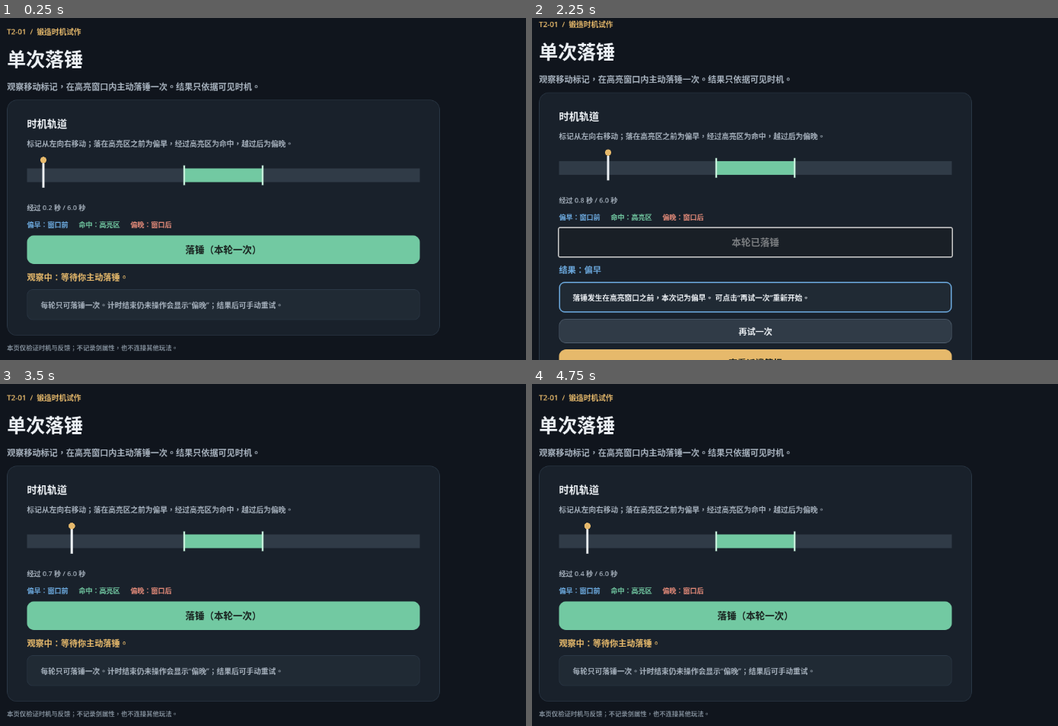
Above: before the commit, frames 1-4 (two rows, left to right).
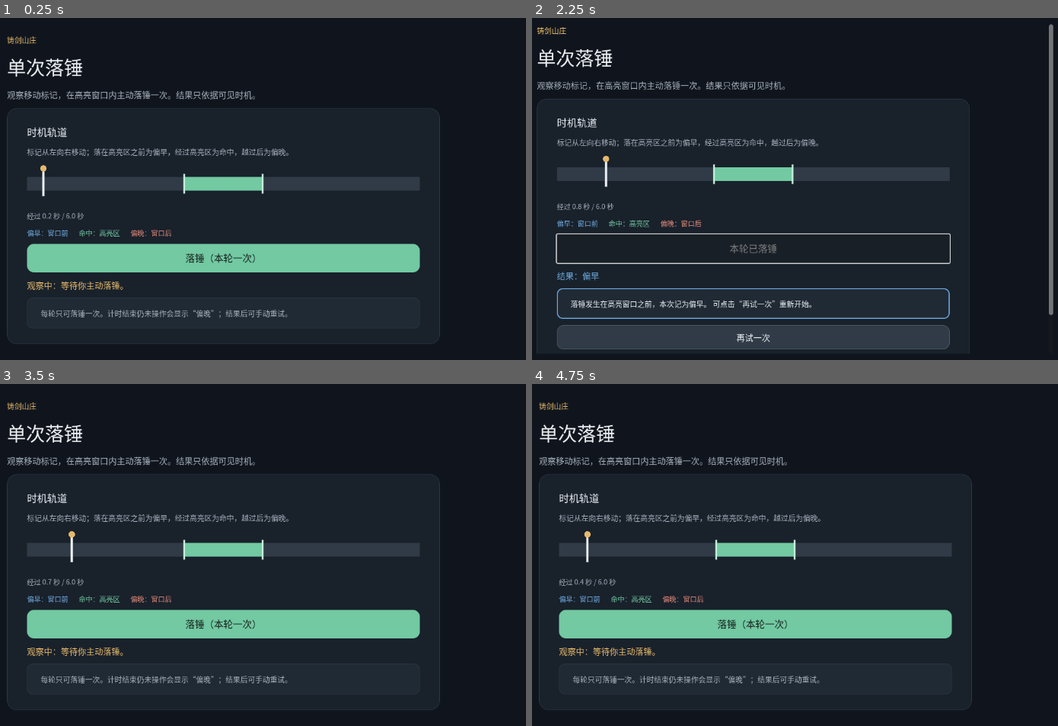
Above: after the commit, the same moments.

Repository: chriswu19870724-maker/choice-self-game-wiki
Game: Godot game, scene res://scenes/main.tscn
Same seed, same stepped clock (60 frames per second), same inputs: the game is played once before the commit and once after it.
Inputs:
- Up to frame 1 (0.25 s): no input
- Up to frame 2 (2.25 s): click "落锤（本轮一次）" at 0.5 s; click "再试一次" at 1.25 s; click "落锤（本轮一次）" at 2 s
- Up to frame 3 (3.5 s): click "再试一次" at 2.75 s
- Up to frame 4 (4.75 s): click "落锤（本轮一次）" at 3.5 s; click "再试一次" at 4.25 s

The runs differ from the first frame. In frame 1, 15% of the frame differs, in the area x 1-84%, y 2-98%; in frame 2, 18%, in the area x 0-100%, y 0-100%; in frame 3, 15%; in frame 4, 15%.

Commit message:
Complete T2-09 core loop and prepare internal Godot Web demo

Diff:
--- a/project.godot
+++ b/project.godot
@@ -1,5 +1,4 @@
 ; Engine configuration file.
-; The project intentionally keeps default window adaptation and input settings.
 config_version=5
 
 [application]
@@ -7,6 +6,10 @@
 config/name="选择成就真我 - Web Demo"
 run/main_scene="res://scenes/main.tscn"
 
+[display]
+
+window/dpi/allow_hidpi=false
+
 [rendering]
 
 renderer/rendering_method="gl_compatibility"
--- a/scripts/forge_trial.gd
+++ b/scripts/forge_trial.gd
@@ -28,6 +28,9 @@
 var retry_button: Button
 var dispatch_button: Button
 var forge_page: VBoxContainer
+var forge_title: Label
+var page_center: CenterContainer
+var responsive_rows: Array[BoxContainer] = []
 var dispatch_page: VBoxContainer
 var departure_page: VBoxContainer
 var current_result_name := ""
@@ -83,6 +86,9 @@
 var t2_08_settlement_losses_label: Label
 
 enum NodeRoute { NONE, HIGH_RISK, SAFER }
+enum ForgePhase { INITIAL, REFORGE, COMPLETE }
+
+var forge_phase: ForgePhase = ForgePhase.INITIAL
 
 
 class ExpeditionRunState extends RefCounted:
@@ -199,7 +205,7 @@
 	elapsed_seconds = minf(elapsed_seconds + delta, ATTEMPT_DURATION_SECONDS)
 	_update_timing_display()
 	if elapsed_seconds >= ATTEMPT_DURATION_SECONDS:
-		_resolve_result("偏晚", "计时结束仍未落锤，本次记为偏晚。", COLOR_LATE)
+		_resolve_result("偏晚", "计时结束仍未落锤，本次记为偏晚。", COLOR_LATE, false)
 
 
 func _build_interface() -> void:
@@ -209,24 +215,38 @@
 	background.mouse_filter = Control.MOUSE_FILTER_IGNORE
 	add_child(background)
 
-	var center := CenterContainer.new()
-	center.set_anchors_and_offsets_preset(Control.PRESET_FULL_RECT)
-	center.size_flags_horizontal = Control.SIZE_EXPAND_FILL
-	center.size_flags_vertical = Control.SIZE_EXPAND_FILL
-	add_child(center)
+	var scroll := ScrollContainer.new()
+	scroll.set_anchors_and_offsets_preset(Control.PRESET_FULL_RECT)
+	scroll.offset_left = 12
+	scroll.offset_right = -12
+	scroll.offset_top = 12
+	scroll.offset_bottom = -12
+	scroll.horizontal_scroll_mode = ScrollContainer.SCROLL_MODE_DISABLED
+	scroll.scroll_deadzone = 10
+	scroll.follow_focus = true
+	add_child(scroll)
+
+	page_center = CenterContainer.new()
+	page_center.size_flags_horizontal = Control.SIZE_EXPAND_FILL
+	page_center.size_flags_vertical = Control.SIZE_EXPAND_FILL
+	var demo_theme := Theme.new()
+	demo_theme.default_font = load("res://assets/fonts/internal-demo-zh.otf") as Font
+	demo_theme.default_font_size = 16
+	page_center.theme = demo_theme
+	scroll.add_child(page_center)
 
 	var page := VBoxContainer.new()
 	forge_page = page
 	page.custom_minimum_size = Vector2(820, 0)
 	page.size_flags_horizontal = Control.SIZE_EXPAND_FILL
 	page.add_theme_constant_override("separation", 14)
-	center.add_child(page)
-
-	var eyebrow := _make_label("T2-01  /  锻造时机试作", 14, COLOR_ACCENT)
+	page_center.add_child(page)
+
+	var eyebrow := _make_label("铸剑山庄", 14, COLOR_ACCENT)
 	page.add_child(eyebrow)
 
-	var title := _make_label("单次落锤", 36, COLOR_TEXT)
-	page.add_child(title)
+	forge_title = _make_label("单次落锤", 36, COLOR_TEXT)
+	page.add_child(forge_title)
 
 	var intro := _make_label("观察移动标记，在高亮窗口内主动落锤一次。结果只依据可见时机。", 16, COLOR_MUTED)
 	page.add_child(intro)
@@ -267,6 +287,8 @@
 	legend.add_child(_make_label("偏早：窗口前", 13, COLOR_EARLY))
 	legend.add_child(_make_label("命中：高亮区", 13, COLOR_HIT))
 	legend.add_child(_make_label("偏晚：窗口后", 13, COLOR_LATE))
+	for item in legend.get_children():
+		item.autowrap_mode = TextServer.AUTOWRAP_OFF
 
 	strike_button = Button.new()
 	strike_button.text = "落锤（本轮一次）"
@@ -323,14 +345,37 @@
 	dispatch_button.visible = false
 	content.add_child(dispatch_button)
 
-	var footer := _make_label("本页仅验证时机与反馈；不记录剑属性，也不连接其他玩法。", 12, Color("#7f8b97"))
-	page.add_child(footer)
-	_build_dispatch_pages(center)
+	_build_dispatch_pages(page_center)
+	page_center.mouse_filter = Control.MOUSE_FILTER_PASS
+	for container in page_center.find_children("*", "Container", true, false):
+		container.mouse_filter = Control.MOUSE_FILTER_PASS
+	for screen in page_center.get_children():
+		screen.visibility_changed.connect(func():
+			if screen.visible:
+				scroll.set_deferred("scroll_vertical", 0)
+		)
+	get_viewport().size_changed.connect(_adapt_layout)
+	_adapt_layout()
+
+
+func _make_responsive_row() -> BoxContainer:
+	var row := BoxContainer.new()
+	responsive_rows.append(row)
+	return row
+
+
+func _adapt_layout() -> void:
+	var available_width := get_viewport_rect().size.x
+	for screen in page_center.get_children():
+		screen.custom_minimum_size.x = clampf(available_width - 44, 0, 820)
+	for row in responsive_rows:
+		row.vertical = available_width < 600
 
 
 func _make_label(text_value: String, font_size: int, font_color: Color) -> Label:
 	var label := Label.new()
 	label.text = text_value
+	label.autowrap_mode = TextServer.AUTOWRAP_WORD_SMART
 	label.add_theme_font_size_override("font_size", font_size)
 	label.add_theme_color_override("font_color", font_color)
 	return label
@@ -370,25 +415,34 @@
 		result_name = "命中"
 		result_description = "落锤发生在高亮窗口内，本次记为命中。"
 		result_color = COLOR_HIT
-	_resolve_result(result_name, result_description, result_color)
-
-
-func _resolve_result(result_name: String, result_description: String, result_color: Color) -> void:
+	_resolve_result(result_name, result_description, result_color, true)
+
+
+func _resolve_result(result_name: String, result_description: String, result_color: Color, struck: bool) -> void:
 	attempt_active = false
 	current_result_name = result_name
 	strike_button.disabled = true
-	strike_button.text = "本轮已落锤"
+	strike_button.text = "本轮已落锤" if struck else "本轮已结束"
 	retry_button.visible = true
-	dispatch_button.visible = true
+	dispatch_button.visible = forge_phase == ForgePhase.INITIAL and struck
 	state_label.text = "结果：" + result_name
 	state_label.add_theme_color_override("font_color", result_color)
 	result_detail_label.text = result_description + " 可点击“再试一次”重新开始。"
 	result_detail_label.add_theme_color_override("font_color", COLOR_TEXT)
 	result_panel.add_theme_stylebox_override("panel", _make_panel_style(Color("#202a34"), result_color, 2, 10))
 	print("[T2-01] result=%s elapsed=%.3f s" % [result_name, elapsed_seconds])
+	if forge_phase == ForgePhase.REFORGE and struck:
+		forge_phase = ForgePhase.COMPLETE
+		forge_title.text = "Demo 结束"
+		state_label.text = "新剑已铸成：" + result_name
+		result_detail_label.text = result_description + " 刷新页面可以重新体验。"
+		retry_button.hide()
+		print("[T2-09] reforge=complete result=%s" % result_name)
 
 
 func _reset_attempt() -> void:
+	if forge_phase == ForgePhase.COMPLETE:
+		return
 	elapsed_seconds = 0.0
 	attempt_active = true
 	current_result_name = ""
@@ -410,6 +464,17 @@
 	_update_timing_display()
 
 
+func _start_reforge() -> void:
+	if forge_phase != ForgePhase.INITIAL or not t2_08_settlement_panel.is_visible_in_tree():
+		return
+	forge_phase = ForgePhase.REFORGE
+	fourth_node_result_page.hide()
+	forge_title.text = "重铸新剑"
+	forge_page.show()
+	_reset_attempt()
+	print("[T2-09] reforge=started")
+
+
 func _build_dispatch_pages(center: CenterContainer) -> void:
 	dispatch_page = VBoxContainer.new()
 	dispatch_page.custom_minimum_size = Vector2(820, 0)
@@ -444,7 +509,7 @@
 	summary_content.add_child(result_note)
 
 	dispatch_page.add_child(_make_cumulative_risk_notice())
-	var risk_row := HBoxContainer.new()
+	var risk_row := _make_responsive_row()
 	risk_row.add_theme_constant_override("separation", 12)
 	dispatch_page.add_child(risk_row)
 	risk_row.add_child(_make_dispatch_risk_card(
@@ -518,7 +583,7 @@
 	node_page.add_child(_make_label("路线选择", 20, COLOR_ACCENT))
 	node_page.add_child(_make_cumulative_risk_notice())
 
-	var route_row := HBoxContainer.new()
+	var route_row := _make_responsive_row()
 	route_row.add_theme_constant_override("separation", 12)
 	node_page.add_child(route_row)
 	route_row.add_child(_make_node_route_card(
@@ -587,24 +652,18 @@
 
 
 func _build_second_node_pages(center: CenterContainer) -> void:
-	var ui_theme := Theme.new()
-	var ui_font := load("res://assets/fonts/t2-01-ui-cjk-subset.woff2") as Font
-	ui_theme.default_font = ui_font
-	ui_theme.default_font_size = 16
-
 	second_node_page = VBoxContainer.new()
 	second_node_page.custom_minimum_size = Vector2(820, 0)
 	second_node_page.size_flags_horizontal = Control.SIZE_EXPAND_FILL
 	second_node_page.add_theme_constant_override("separation", 14)
 	second_node_page.visible = false
-	second_node_page.theme = ui_theme
 	center.add_child(second_node_page)
 	second_node_page.add_child(_make_label("02", 36, COLOR_TEXT))
 	second_node_page.add_child(_make_label("路线选择", 20, COLOR_ACCENT))
 	second_node_page.add_child(_make_label("折锋谷历练：01之后是02。", 16, COLOR_MUTED))
 	second_node_page.add_child(_make_cumulative_risk_notice())
 
-	var second_route_row := HBoxContainer.new()
+	var second_route_row := _make_responsive_row()
 	second_route_row.add_theme_constant_override("separation", 12)
 	second_node_page.add_child(second_route_row)
 	second_route_row.add_child(_make_node_route_card(
@@ -655,7 +714,6 @@
 	second_node_result_page.size_flags_horizontal = Control.SIZE_EXPAND_FILL
 	second_node_result_page.add_theme_constant_override("separation", 14)
 	second_node_result_page.visible = false
-	second_node_result_page.theme = ui_theme
 	center.add_child(second_node_result_page)
 	second_confirmed_route_label = _make_label("已选择路线：", 22, COLOR_HIT)
 	second_node_result_page.add_child(second_confirmed_route_label)
@@ -668,7 +726,7 @@
 	for margin_name in ["top", "bottom"]:
 		second_placeholder_margin.add_theme_constant_override("margin_" + margin_name, 18)
 	second_placeholder_panel.add_child(second_placeholder_margin)
-	var second_placeholder := _make_label("后续节点尚未实现。", 16, COLOR_MUTED)
+	var second_placeholder := _make_label("路线已确认。下一站是焦石坡。", 16, COLOR_MUTED)
 	second_placeholder.autowrap_mode = TextServer.AUTOWRAP_WORD_SMART
 	second_placeholder_margin.add_child(second_placeholder)
 
@@ -686,7 +744,7 @@
 
 
 func _build_third_node_pages(center: CenterContainer) -> void:
-	# T2-05 is 焦石坡; the runtime heading remains "03". These sibling pages intentionally use the engine's default font.
+	# T2-05 is 焦石坡; the runtime heading remains "03".
 	third_node_page = VBoxContainer.new()
 	third_node_page.custom_minimum_size = Vector2(820, 0)
 	third_node_page.size_flags_horizontal = Control.SIZE_EXPAND_FILL
@@ -699,7 +757,7 @@
 	third_node_page.add_child(_make_label("路线选择", 20, COLOR_ACCENT))
 	third_node_page.add_child(_make_cumulative_risk_notice())
 
-	var third_route_row := HBoxContainer.new()
+	var third_route_row := _make_responsive_row()
 	third_route_row.add_theme_constant_override("separation", 12)
 	third_node_page.add_child(third_route_row)
 	third_route_row.add_child(_make_third_node_route_card(
@@ -760,7 +818,7 @@
 	for margin_name in ["top", "bottom"]:
 		third_placeholder_margin.add_theme_constant_override("margin_" + margin_name, 18)
 	third_placeholder_panel.add_child(third_placeholder_margin)
-	var third_placeholder := _make_label("后续节点尚未实现。本页只记录路线选择；未执行结果、损失或结算。", 16, COLOR_MUTED)
+	var third_placeholder := _make_label("路线已确认。继续前往折锋关，历练结果将在那里揭晓。", 16, COLOR_MUTED)
 	third_placeholder.autowrap_mode = TextServer.AUTOWRAP_WORD_SMART
 	third_placeholder_margin.add_child(third_placeholder)
 
@@ -788,20 +846,13 @@
 	fourth_node_page.add_child(_make_label("04  /  第四个历练节点", 32, COLOR_TEXT))
 	fourth_node_page.add_child(_make_label("折锋谷历练的最后一个节点；出发简报不计入四个节点。", 15, COLOR_MUTED))
 	fourth_node_page.add_child(_make_cumulative_risk_notice())
-	var final_rule := _make_label(
-		"按公开规则，若任一节点已确认高风险，本次历练将在折锋关按规则失败；只有四节点全程确认较安全，才能避开这次失败及其损失。现在只确认路线，失败与损失尚未结算。",
-		15,
-		COLOR_TEXT
-	)
-	final_rule.autowrap_mode = TextServer.AUTOWRAP_WORD_SMART
-	fourth_node_page.add_child(final_rule)
 	fourth_prior_routes_label = _make_label("前三节点已确认路线：", 14, COLOR_MUTED)
 	fourth_prior_routes_label.autowrap_mode = TextServer.AUTOWRAP_WORD_SMART
 	fourth_node_page.add_child(fourth_prior_routes_label)
 	fourth_preconfirm_state_label = _make_label("当前权威状态：未定", 16, COLOR_ACCENT)
 	fourth_node_page.add_child(fourth_preconfirm_state_label)
 
-	var route_row := HBoxContainer.new()
+	var route_row := _make_responsive_row()
 	route_row.add_theme_constant_override("separation", 12)
 	fourth_node_page.add_child(route_row)
 	route_row.add_child(_make_fourth_node_route_card(
@@ -880,6 +931,17 @@
 	t2_08_settlement_losses_label = _make_label("", 17, COLOR_TEXT)
 	t2_08_settlement_losses_label.autowrap_mode = TextServer.AUTOWRAP_WORD_SMART
 	settlement_content.add_child(t2_08_settlement_losses_label)
+	var reforge_button := Button.new()
+	reforge_button.name = "ReforgeButton"
+	reforge_button.text = "回山庄重铸"
+	reforge_button.custom_minimum_size.y = 52
+	reforge_button.add_theme_font_size_override("font_size", 18)
+	reforge_button.add_theme_color_override("font_color", Color("#18211e"))
+	reforge_button.add_theme_color_override("font_hover_color", Color("#18211e"))
+	reforge_button.add_theme_stylebox_override("normal", _make_panel_style(COLOR_ACCENT, COLOR_ACCENT, 1, 12))
+	reforge_button.add_theme_stylebox_override("hover", _make_panel_style(Color("#f0c982"), Color("#f0c982"), 1, 12))
+	reforge_button.pressed.connect(_start_reforge)
+	settlement_content.add_child(reforge_button)
 
 
 func _make_fourth_node_route_card(title_text: String, body_text: String, route_id: int, accent_color: Color) -> PanelContainer:
@@ -997,8 +1059,6 @@
 	notice.name = "T2_06_RiskDisclosure"
 	notice.autowrap_mode = TextServer.AUTOWRAP_WORD_SMART
 	notice.size_flags_horizontal = Control.SIZE_EXPAND_FILL
-	# This compatibility text must not inherit or load the T2-04-only font.
-	notice.add_theme_font_override("font", ThemeDB.fallback_font)
 	margin.add_child(notice)
 	return card
 
--- /dev/null
+++ b/tests/test_t2_09.gd
@@ -0,0 +1,85 @@
+extends SceneTree
+
+const MainScene := preload("res://scenes/main.tscn")
+
+var failures: Array[String] = []
+var checks := 0
+
+
+func _initialize() -> void:
+	call_deferred("_run")
+
+
+func _run() -> void:
+	var game = MainScene.instantiate()
+	root.add_child(game)
+	await process_frame
+	var strike: Button = game.strike_button
+	var retry: Button = game.retry_button
+	var dispatch: Button = game.dispatch_button
+	var fresh: Dictionary = game.get_expedition_state_snapshot()
+	game._start_reforge()
+	_check(game.forge_title.text == "单次落锤", "Fresh sessions cannot enter reforge")
+	game.elapsed_seconds = 2.8
+	strike.pressed.emit()
+	_check(game.current_result_name == "命中" and dispatch.visible, "Initial active strike opens dispatch")
+	game._show_dispatch_brief()
+	game._confirm_dispatch()
+	game._show_node_choice()
+	game._select_node_route(1)
+	game._confirm_node_route()
+	game._show_second_node_choice()
+	game._select_second_node_route(2)
+	game._confirm_second_node_route()
+	game._show_third_node_choice()
+	game._select_third_node_route(2)
+	game._confirm_third_node_route()
+	game._show_fourth_node_choice()
+	game._select_fourth_node_route(2)
+	game._confirm_fourth_node_route()
+	var settled: Dictionary = game.get_expedition_state_snapshot()
+	_check(settled["confirmed_routes"] == ["high_risk", "safer", "safer", "safer"], "Four confirmed route facts at settlement")
+	var reforge := game.t2_08_settlement_panel.find_child("ReforgeButton", true, false) as Button
+	_check(reforge.is_visible_in_tree(), "Failure settlement offers reforge")
+	reforge.pressed.emit()
+	_check(strike.is_visible_in_tree() and not strike.disabled, "Reforge uses the same active strike button")
+	_check(game.get_expedition_state_snapshot() == settled, "Reforge preserves route facts on entry")
+	game._process(6.0)
+	_check(retry.is_visible_in_tree() and not dispatch.visible and game.forge_title.text != "Demo 结束", "Reforge timeout requires an active strike before ending")
+	retry.pressed.emit()
+	game.elapsed_seconds = 4.2
+	strike.pressed.emit()
+	_check(game.current_result_name == "偏晚" and game.state_label.text == "新剑已铸成：偏晚", "Reforge shows a new sword and the original timing result")
+	_check(game.forge_title.text == "Demo 结束", "Demo ends after the reforge strike")
+	_check(not retry.visible and not dispatch.visible and strike.disabled, "Demo ending exposes no extra round")
+	game._reset_attempt()
+	game._start_reforge()
+	strike.pressed.emit()
+	_check(game.forge_title.text == "Demo 结束" and strike.disabled, "Stale actions cannot restart a completed Demo")
+	_check(game.get_expedition_state_snapshot() == settled, "Finished reforge retains the same confirmed routes")
+	game.queue_free()
+	await process_frame
+
+	var next_game = MainScene.instantiate()
+	root.add_child(next_game)
+	await process_frame
+	_check(next_game.get_expedition_state_snapshot() == fresh, "A new game instance clears every confirmed route")
+	for node in range(1, 5):
+		next_game.confirm_expedition_route(node, "safer")
+	next_game._apply_t2_08_resolution(next_game.get_expedition_state_snapshot())
+	next_game.fourth_node_result_page.show()
+	next_game._start_reforge()
+	_check(next_game.forge_title.text == "单次落锤", "All-safer resolution cannot open reforge")
+	next_game.queue_free()
+	await process_frame
+
+	for failure in failures:
+		push_error(failure)
+	print("[T2-09-TEST] %s checks=%d" % ["PASS" if failures.is_empty() else "FAIL", checks])
+	quit(0 if failures.is_empty() else 1)
+
+
+func _check(condition: bool, description: String) -> void:
+	checks += 1
+	if not condition:
+		failures.append(description)
Not shown, added: .openai/hosting.json
Not shown, added: assets/fonts/LICENSE-Internal-Demo-Noto-CJK.txt
Binary file added: assets/fonts/internal-demo-zh.otf
Not shown, added: assets/fonts/internal-demo-zh.otf.import
Not shown, changed: export_presets.cfg
Not shown, added: tests/test_t2_09.gd.uid
